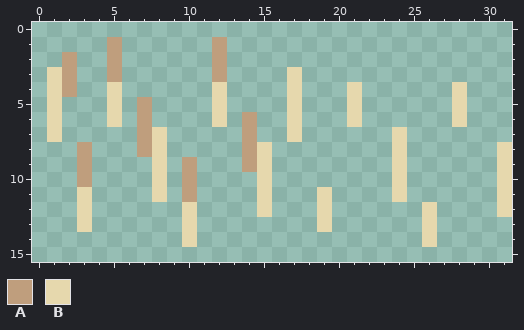
File history of a pixel-art file, assets/graphics/wheat_placeholder.aseprite. This is how it looked before the edit.
32x16 pixels, 1 frame.
Palette (. is transparent): A #bf9e7d  B #e6d8ad
Pixels before, first column x 1:
 1 ....A......A...................
 2 .A..A......A...................
 3 BA..A......A....B..............
 4 BA..B......B....B...B......B...
 5 B...B.A....B....B...B......B...
 6 B...B.A....B.A..B...B......B...
 7 B.....AB.....A..B......B.......
 8 ..A...AB.....AB........B......B
 9 ..A....B.A...AB........B......B
10 ..A....B.A....B........B......B
11 ..B....B.A....B...B....B......B
12 ..B......B....B...B......B....B
13 ..B......B........B......B.....
14 .........B...............B.....
Now the later version:
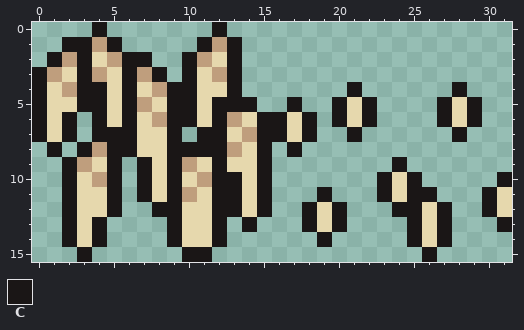
Colours new in this view: C #1a1616
Diff:
There is now colour A in row 1 at x 4; in row 2 at x 11; in row 3 at x 4 and 7; in row 4 at x 8; in row 6 at x 8 and 13; in row 8 at x 4 and 13.
There is now colour A in row 10 at x 4 and 11.
The edit turns colour B into colour A in row 3 at x 1.
There is now colour B in row 2 at x 4; in row 3 at x 11; in row 4 at x 7 and 11; in row 5 at x 2, 8 and 11; in row 6 at x 11; in row 7 at x 13.
There is now colour B in row 9 at x 4, 11 and 13; in row 10 at x 14; in rows 11 to 12 at x 4, 11 and 14; in row 13 at x 11; in row 14 at x 3 and 11.
The edit turns colour A into colour B in row 2 at x 12; in row 3 at x 2 and 5; in row 6 at x 7 and 14; in row 7 at x 7; in row 8 at x 7 and 14; in row 9 at x 14.
The edit turns colour A into colour B in row 10 at x 3 and 10.
There is now colour C in row 0 at x 4 and 12; in row 1 at x 2 to 3, 11 and 13; in row 2 at x 1, 3, 6 to 7, 10 and 13; in row 3 at x 0, 3, 6, 8, 10 and 13; in row 4 at x 0, 3 to 4, 6, 9 to 10 and 13; in row 5 at x 0, 3 to 4, 6, 9 to 10, 13 to 14, 20, 22, 27 and 29.
There is now colour C in row 6 at x 0, 2, 4, 6, 9 to 10, 15 to 16, 18, 20, 22, 27 and 29; in row 7 at x 0, 2, 4 to 6, 9, 11 to 12, 15 to 16, 18, 21 and 28; in row 8 at x 1, 5 to 6, 9 to 12 and 17; in row 9 at x 2, 5, 7, 9 and 12; in row 10 at x 2, 5, 7, 9, 12 to 13, 23 and 25; in row 11 at x 2, 5, 7, 9, 12 to 13, 23, 25 to 26 and 30.
There is now colour C in row 12 at x 2, 5, 8 to 9, 12 to 13, 18, 20, 24 to 25, 27 and 30; in row 13 at x 2, 4, 9, 12, 14, 18, 20, 25, 27 and 31; in row 14 at x 2, 4, 9, 12, 19, 25 and 27; in row 15 at x 3, 10 to 11 and 26.
The edit turns colour A into colour C in row 1 at x 5; in row 8 at x 3.
The edit turns colour B into colour C in row 4 at x 21 and 28; in row 5 at x 12 and 17; in row 6 at x 12; in row 8 at x 15; in row 9 at x 15 and 24; in row 10 at x 15 and 31.
The edit turns colour B into colour C in row 11 at x 15 and 19; in row 12 at x 15.
Colour B is gone in rows 3 to 4 at x 17; in row 7 at x 24; in row 8 at x 24 and 31; in row 9 at x 31.
